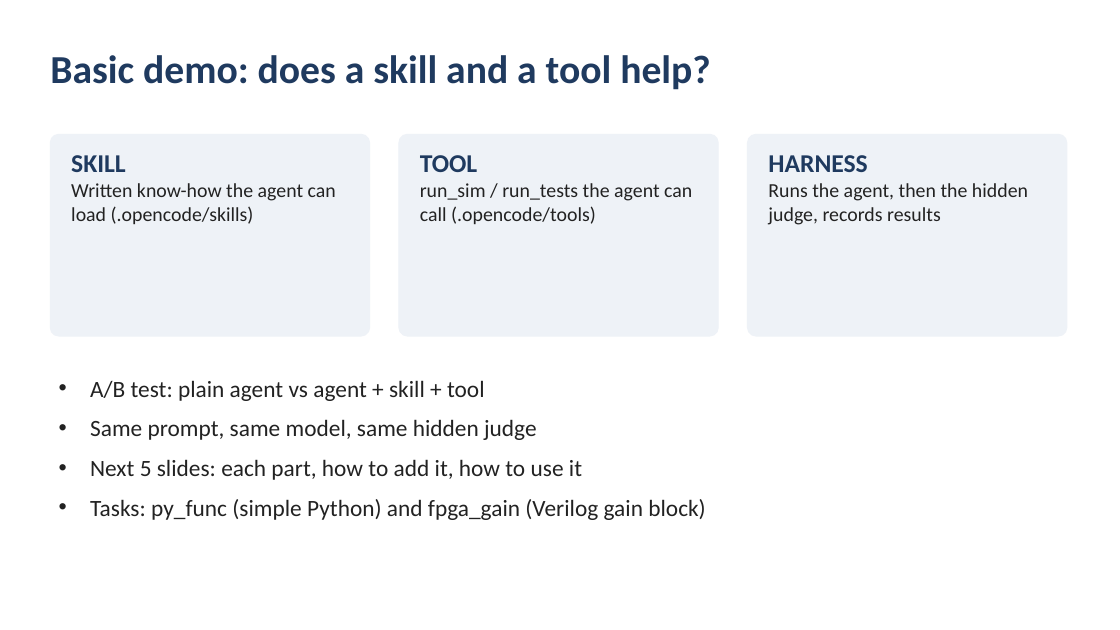
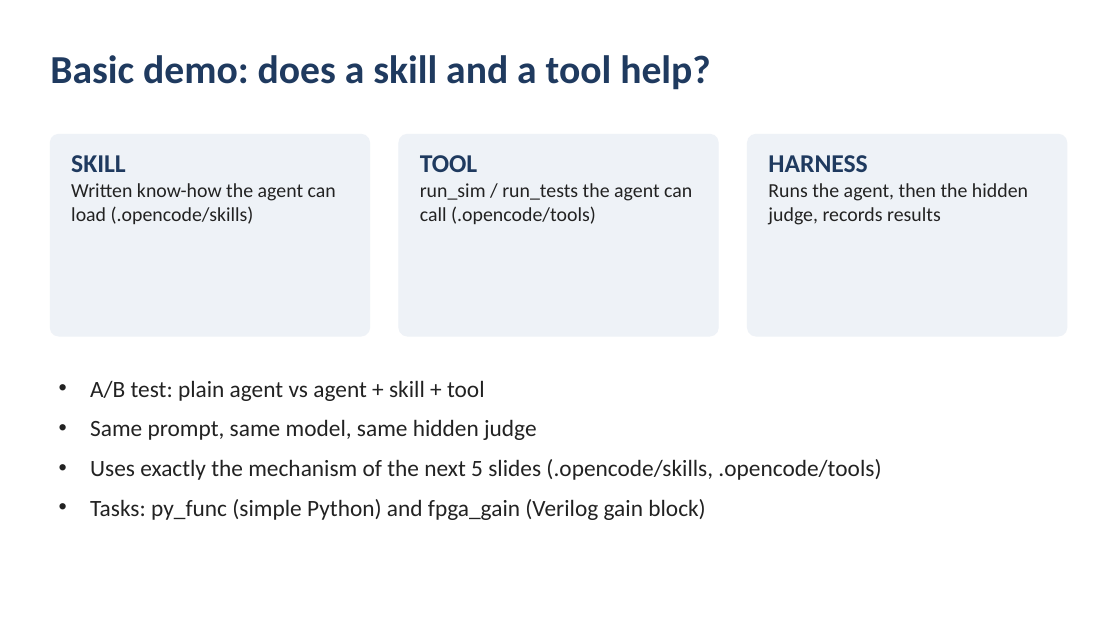
Before and after one commit to SiddharthaKR/testlocal, a slide deck: slide 4 of docs/AI_FPGA_demo_summary.pptx. Drawn at 1120x630 pixels with LibreOffice and Linux fonts; fonts in the diff are those of the drawing. Boxes give left, top, right and bottom in pixels: in the first picture for what was removed or moved away, otherwise in the second. Text is boxed around its words. In the diff, an @@ line names an element or a change of style, - is before the commit and + after.

```diff
--- a/docs/AI_FPGA_demo_summary.pptx
+++ b/docs/AI_FPGA_demo_summary.pptx
@@ text at [90,459,881,480]: text changed @@
-• Next 5 slides: each part, how to add it, how to use it
+• Uses exactly the mechanism of the next 5 slides (.opencode/skills, .opencode/tools)
```
Also in this commit, not shown: 5 slides added, 5 slides removed.
